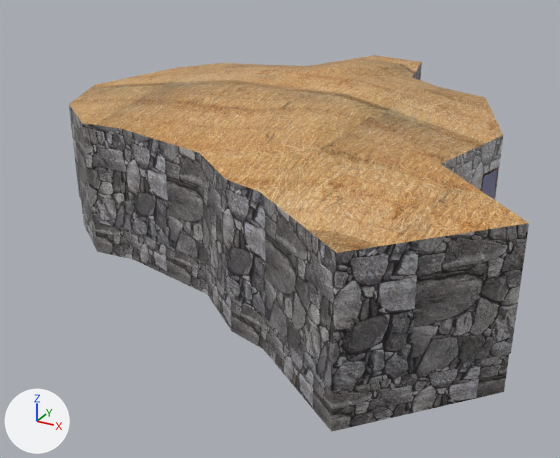
What one commit did to the FBX model Assets/Meshes/Room.fbx.
Rendered twice from a camera (50 mm lens) standing at (2.5, -4.58, 2.63) and looking at (0.14, -0.28, 0.48). Lighting does not change. The marker at lower left points along +X, +Y and +Z. Where no turn or scale is listed for an object, it has been applied to the vertices.

Names of what the first picture shows: 'Room'.
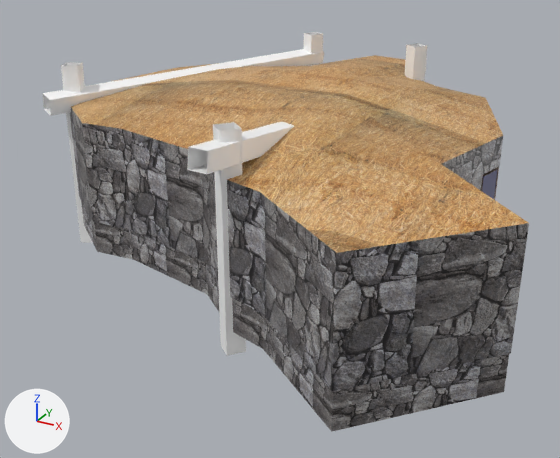
Commit message: room fixes

Edits to the bpy script that builds the scene:
```text
Add mat_pasted__lambert2:
    mat_pasted__lambert2 = principled_material('pasted__lambert2')
    mat_pasted__lambert2.base_color = (1.0, 1.0, 1.0)  # white #ffffff
Add me_mesh_008:
    me_mesh_008.from_pydata([(0.013, -0.08, -0.653), (0.08, 0.013, -0.653), (0.013, -0.08, 0.653), (0.08, 0.013, 0.653), (-0.08, -0.013, 0.653), (-0.013, 0.08, 0.653), (-0.08, -0.013, -0.653), (-0.013, 0.08, -0.653)], [], [(0, 1, 3, 2), (4, 5, 7, 6), (1, 7, 5, 3), (6, 0, 2, 4)])
    me_mesh_008.materials.append(mat_lambert2)  # its picture is missing
Add me_mesh_006:
    me_mesh_006.from_pydata([(-0.027, -0.076, -0.653), (0.076, -0.027, -0.653), (-0.027, -0.076, 0.653), (0.076, -0.027, 0.653), (-0.076, 0.027, 0.653), (0.027, 0.076, 0.653), (-0.076, 0.027, -0.653), (0.027, 0.076, -0.653)], [], [(0, 1, 3, 2), (4, 5, 7, 6), (1, 7, 5, 3), (6, 0, 2, 4)])
    me_mesh_006.materials.append(mat_lambert2)  # its picture is missing
Add me_mesh_007:
    me_mesh_007.from_pydata([(0.008, -0.08, -0.653), (0.08, 0.008, -0.653), (0.008, -0.08, 0.653), (0.08, 0.008, 0.653), (-0.08, -0.008, 0.653), (-0.008, 0.08, 0.653), (-0.08, -0.008, -0.653), (-0.008, 0.08, -0.653)], [], [(0, 1, 3, 2), (4, 5, 7, 6), (1, 7, 5, 3), (6, 0, 2, 4)])
    me_mesh_007.materials.append(mat_lambert2)  # its picture is missing
Add me_mesh_009:
    me_mesh_009.from_pydata([(0.021, -0.078, -0.653), (0.078, 0.021, -0.653), (0.021, -0.078, 0.653), (0.078, 0.021, 0.653), (-0.078, -0.021, 0.653), (-0.021, 0.078, 0.653), (-0.078, -0.021, -0.653), (-0.021, 0.078, -0.653)], [], [(0, 1, 3, 2), (4, 5, 7, 6), (1, 7, 5, 3), (6, 0, 2, 4)])
    me_mesh_009.materials.append(mat_lambert2)  # its picture is missing
Add me_mesh_011:
    me_mesh_011.from_pydata([(-0.42, -1.11, 0.02), (-0.44, -1.1, -0.09), (0.55, 1.05, 0.07), (0.53, 1.06, -0.05), (0.44, 1.1, 0.09), (0.42, 1.11, -0.02), (-0.53, -1.06, 0.05), (-0.55, -1.05, -0.07)], [], [(0, 1, 3, 2), (4, 5, 7, 6), (1, 7, 5, 3), (6, 0, 2, 4)])
    me_mesh_011.materials.append(mat_pasted__lambert2)  # its picture is missing
Add me_mesh_010:
    me_mesh_010.from_pydata([(0.01, -1.54, 0.21), (0.01, -1.56, 0.1), (0.11, 1.55, -0.1), (0.11, 1.54, -0.21), (-0.01, 1.56, -0.1), (-0.01, 1.54, -0.21), (-0.11, -1.54, 0.21), (-0.11, -1.55, 0.1)], [], [(0, 1, 3, 2), (4, 5, 7, 6), (1, 7, 5, 3), (6, 0, 2, 4)])
    me_mesh_010.materials.append(mat_pasted__lambert2)  # its picture is missing
Add ob_wood_beam_2:
    ob_wood_beam_2 = bpy.data.objects.new('Wood_Beam_2', me_mesh_008)
    ob_wood_beam_2.location = (0.53, 1.167, 0.88)
Add ob_wood_beam:
    ob_wood_beam = bpy.data.objects.new('Wood_Beam', me_mesh_006)
    ob_wood_beam.location = (-1.285, -0.631, 0.88)
Add ob_wood_beam_1:
    ob_wood_beam_1 = bpy.data.objects.new('Wood_Beam_1', me_mesh_007)
    ob_wood_beam_1.location = (0.446, -1.396, 0.88)
Add ob_wood_beam_3:
    ob_wood_beam_3 = bpy.data.objects.new('Wood_Beam_3', me_mesh_009)
    ob_wood_beam_3.location = (-0.392, 1.251, 0.88)
Add ob_pasted__wood_beam:
    ob_pasted__wood_beam = bpy.data.objects.new('pasted__Wood_Beam', me_mesh_011)
    ob_pasted__wood_beam.location = (-0.854, 0.232, 1.319)
Add ob_pasted__wood_beam1:
    ob_pasted__wood_beam1 = bpy.data.objects.new('pasted__Wood_Beam1', me_mesh_010)
    ob_pasted__wood_beam1.location = (0.503, -0.124, 1.281)
```

Location of each change, [x1, y1, x2, y2] in pixels of the pictures (560 x 458 px):
'Wood_Beam_1', added: after [213, 122, 246, 356]
'pasted__Wood_Beam', added: after [43, 49, 324, 116]
'pasted__Wood_Beam1', added: after [187, 122, 294, 174]
'Wood_Beam', added: after [61, 62, 93, 243]
'Wood_Beam_2', added: after [405, 43, 428, 82]
'Wood_Beam_3', added: after [304, 32, 323, 66]
